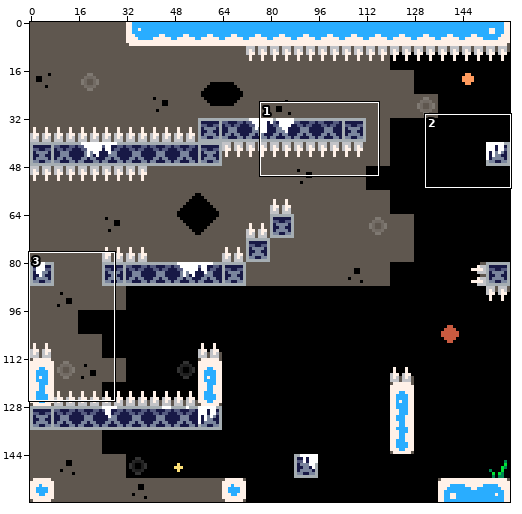
Sprite sheet, stored at assets/maps/level 9.png. Above, an overview of the earlier version with the close-up marked.
Close-up. The starting point:
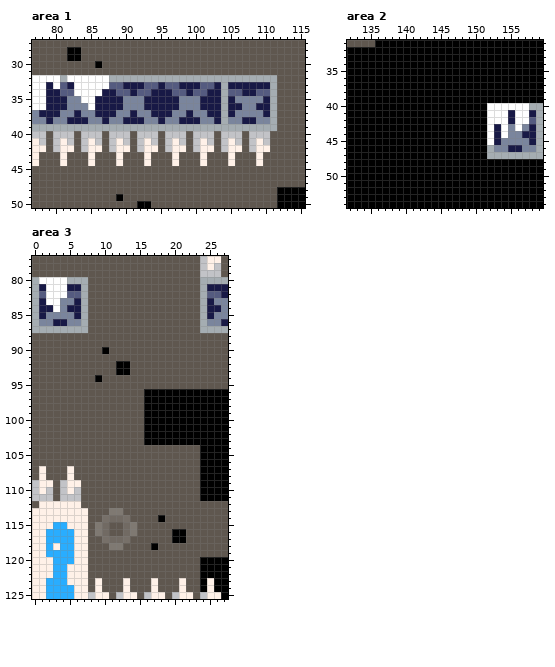
The file is 160x160 pixels. Colours within 5 levels of each other are drawn and written as one. Shown: area 1: x 77..115, y 27..50; area 2: x 132..159, y 31..54; area 3: x 0..27, y 77..125.
Now the later version:
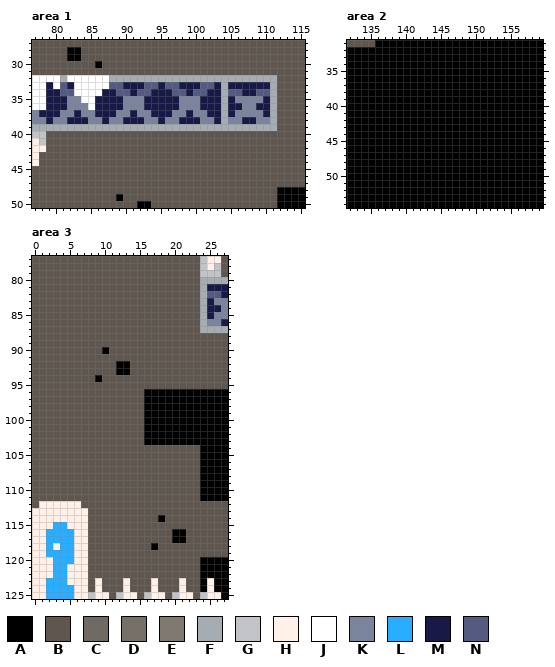
Palette (. is transparent): A #000000  B #5f574f  C #716a63  D #777069  E #7f7972  F #a5adb2  G #c2c3c7  H #fff1e8  J #ffffff  K #7a859d  L #29adff  M #181946  N #555b80
The exact change:
Area 1:
y 40: x 80..82 GGG -> BBB; x 84..86 GGG -> BBB; x 88..90 GGG -> BBB; x 92..94 GGG -> BBB; x 96..98 GGG -> BBB; x 100..102 GGG -> BBB; x 104..106 GGG -> BBB; x 108..110 GGG -> BBB
y 41: x 80..82 GHG -> BBB; x 84..86 GHG -> BBB; x 88..90 GHG -> BBB; x 92..94 GHG -> BBB; x 96..98 GHG -> BBB; x 100..102 GHG -> BBB; x 104..106 GHG -> BBB; x 108..110 GHG -> BBB
y 42: x 80..82 GHH -> BBB; x 84..86 GHH -> BBB; x 88..90 GHH -> BBB; x 92..94 GHH -> BBB; x 96..98 GHH -> BBB; x 100..102 GHH -> BBB; x 104..106 GHH -> BBB; x 108..110 GHH -> BBB
y 43..44: x 81 H -> B; x 85 H -> B; x 89 H -> B; x 93 H -> B; x 97 H -> B; x 101 H -> B; x 105 H -> B; x 109 H -> B
Area 2:
y 40: x 152..159 JJJJJJFF -> AAAAAAAA
y 41: x 152..159 JJJMJJMF -> AAAAAAAA
y 42: x 152..159 JJJMJJNF -> AAAAAAAA
y 43: x 152..159 JMJKJKMF -> AAAAAAAA
y 44: x 152..159 JMJKKMMF -> AAAAAAAA
y 45: x 152..159 JMKKKKMF -> AAAAAAAA
y 46: x 152..159 FKKMMKKF -> AAAAAAAA
y 47: x 152..159 FFFFFFFF -> AAAAAAAA
Area 3:
y 80: x 0..7 FJJJJFFF -> BBBBBBBB
y 81: x 0..7 FMJJJMMF -> BBBBBBBB
y 82: x 0..7 FNJJJNNF -> BBBBBBBB
y 83: x 0..7 FMJJKKMF -> BBBBBBBB
y 84: x 0..7 FMMJKMMF -> BBBBBBBB
y 85: x 0..7 FMKKKKMF -> BBBBBBBB
y 86: x 0..7 FKKMMKKF -> BBBBBBBB
y 87: x 0..7 FFFFFFFF -> BBBBBBBB
y 107..108: x 1 H -> B; x 5 H -> B
y 109: x 0..2 GHH -> BBB; x 4..6 GHH -> BBB
y 110: x 0..2 GHG -> BBB; x 4..6 GHG -> BBB
y 111: x 0..2 GGG -> BBB; x 4..6 GGG -> BBB
y 113: x 11..12 EE -> BB
y 114: x 10..13 DCCD -> BBBB
y 115..116: x 9..10 EC -> BB; x 13..14 CE -> BB
y 117: x 10..13 DCCD -> BBBB
y 118: x 11..12 EE -> BB
Where, in picture pixels (left, top, right, bottom), the same in both close-ups:
changed: (53, 131, 270, 166)
changed: (487, 103, 543, 159)
changed: (32, 277, 88, 333)
changed: (32, 466, 137, 550)
